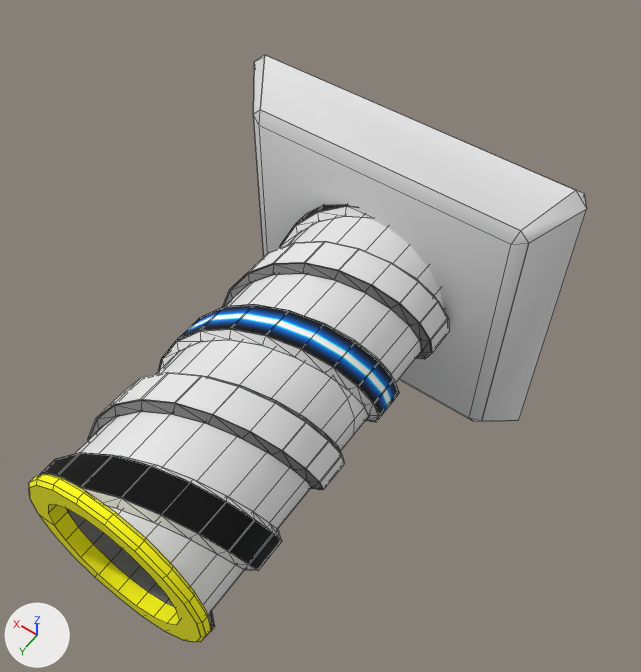
The Blender file src/addons/no_mans_sky_base_builder/models-high-res/assets/SPEC_FIREWORK07.blend: old version first, new version second.
One viewpoint serves both versions: a 50 mm lens placed at (-0.376, 0.703, 0.829), pointed at (-0.01, 0.19, 0.023). Arrows for +X, +Y and +Z are at lower left; the lights stay in place. The first picture is the older version. Mesh edges are drawn as thin lines.

The scene before the commit, as lines of its bpy script (objects in view):
```python
me_spec_firework07 = bpy.data.meshes.new('SPEC_FIREWORK07')
me_spec_firework07.from_pydata(...)  # 1487 vertices, 833 faces; spans x -0.214..0.214, y -0.053..0.528, z -0.214..0.214
me_spec_firework07.polygons.foreach_set('use_smooth', [True] * 833)
# faces by material slot: [350, 304, 82, 48, 49]
me_spec_firework07.materials.append(mat_tilingmat1)  # its picture is missing
me_spec_firework07.materials.append(mat_blackmat2)
me_spec_firework07.materials.append(mat_redmat)
me_spec_firework07.materials.append(mat_lightuvscrollmat1)  # picture img_blueglow_dds
me_spec_firework07.materials.append(mat_lightuvscrollmat)  # its picture is missing
ob_spec_firework07 = bpy.data.objects.new('SPEC_FIREWORK07', me_spec_firework07)
ob_spec_firework07.location = (0.0, 0.0, 0.0)
```
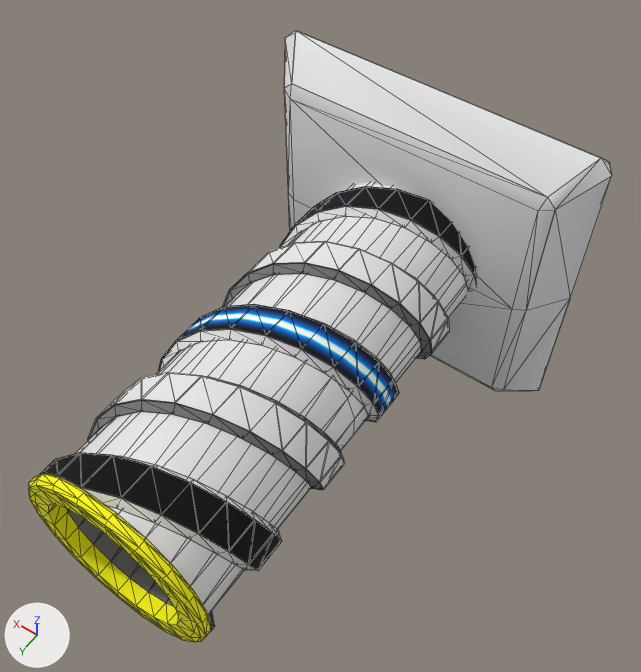
The newer file is also turned or shifted as a whole; pictures and numbers use the older file's frame.

Location of each change, (x1, y1, x2, y2) in pixels of the pictures (641 x 672 px; the box of a moved part takes in the faces that stretch with it):
'SPEC_FIREWORK07', reshaped
    before: (29, 55, 587, 642)
    after: (29, 30, 612, 642)
part 1 of me_spec_firework07, moved or reshaped
    before: (577, 191, 587, 208)
    after: (602, 158, 612, 175)
part 2 of me_spec_firework07, rebuilt (not visible before)
    after: (284, 84, 555, 391)
part 3 of me_spec_firework07, added
    after: (284, 30, 612, 391)
part 4 of me_spec_firework07, deleted
    before: (253, 110, 528, 421)
part 5 of me_spec_firework07, deleted
    before: (266, 55, 577, 191)
part 6 of me_spec_firework07, moved or reshaped (not visible afterwards)
    before: (253, 55, 587, 421)
part 7 of me_spec_firework07, added
    after: (29, 485, 200, 642)

The edits, one by one:
me_spec_firework07 is used by ob_spec_firework07; location (0.0, 0.0, 0.0).
me_spec_firework07 had 1487 vertices, 833 faces and spanned x -0.214..0.214, y -0.053..0.528, z -0.214..0.214.
me_spec_firework07 now has 1521 vertices, 1462 faces and spans x -0.214..0.214, y -0.061..0.528, z -0.214..0.214.
me_spec_firework07 part 1: the loose piece of 3 vertices spanning x -0.214..-0.198, y 0.0..0.011, z 0.198..0.214 is moved by (0.0, -0.061, 0.0).
me_spec_firework07 part 2: the loose piece of 4 vertices spanning x -0.204..0.204, y 0.0, z -0.204..0.204 is rebuilt with 16 vertices and now spans x -0.179..0.179, y 0.0..0.008, z -0.179..0.179.
me_spec_firework07 part 3: a new loose piece of 28 vertices spanning x -0.214..0.214, y -0.049..0.0, z -0.214..0.214, in mat_tilingmat1 (its picture is missing).
me_spec_firework07 part 4: the loose piece of 12 vertices spanning x -0.179..0.179, y 0.061..0.068, z -0.179..0.179 is deleted.
me_spec_firework07 part 5: the loose piece of 4 vertices spanning x -0.204..0.204, y 0.0..0.011, z 0.204..0.214 is deleted.
me_spec_firework07 part 6: 24 vertices removed from x -0.214..0.214, y 0.011..0.061, z -0.214..0.214; 26 vertices added at x -0.214..0.214, y -0.061..-0.049, z -0.214..0.214.
me_spec_firework07 part 7: 20 vertices added at x -0.103..0.103, y 0.375..0.528, z -0.103..0.103.
Other edits to the shape of me_spec_firework07 do not show in these pictures.
